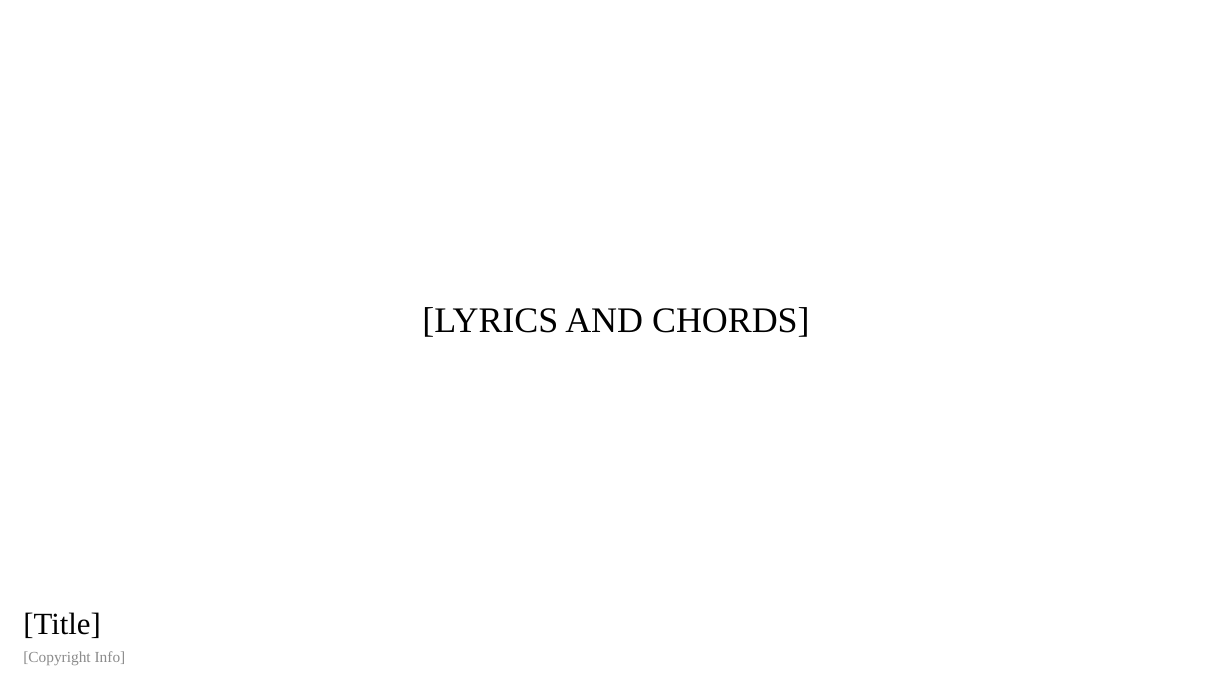
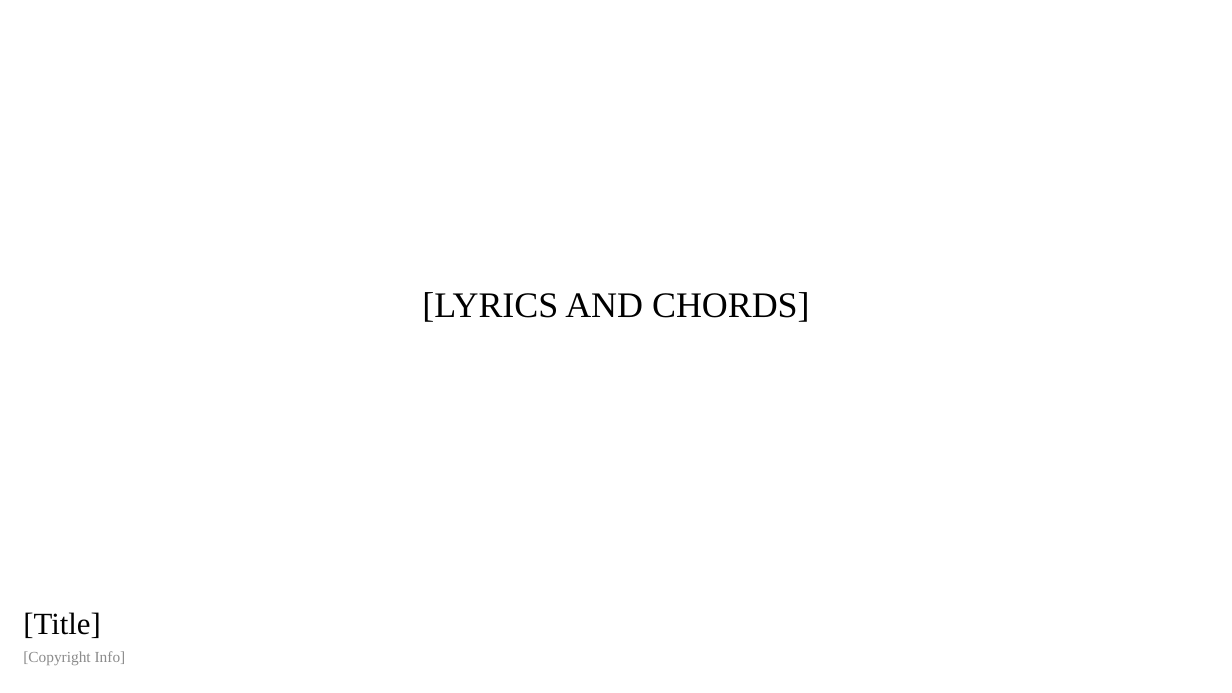
Before and after one commit to Gideonlau1967/LyricSlide-Pro, a slide deck: slide 1 of Song Template 2.pptx. Drawn at 1232x693 pixels with LibreOffice and Linux fonts; fonts in the diff are those of the drawing; background and template pictures are left out. Boxes give left, top, right and bottom in pixels: in the first picture for what was removed or moved away, otherwise in the second. Text is boxed around its words. In the diff, an @@ line names an element or a change of style, - is before the commit and + after.

```diff
--- a/Song Template 2.pptx
+++ b/Song Template 2.pptx
@@ text "[LYRICS AND CHORDS]": place and size @@
-text "[LYRICS AND CHORDS]" at (422,307,810,337)
+text "[LYRICS AND CHORDS]" at (422,292,810,322)
```
Also in this commit, not shown: 1 other file.
